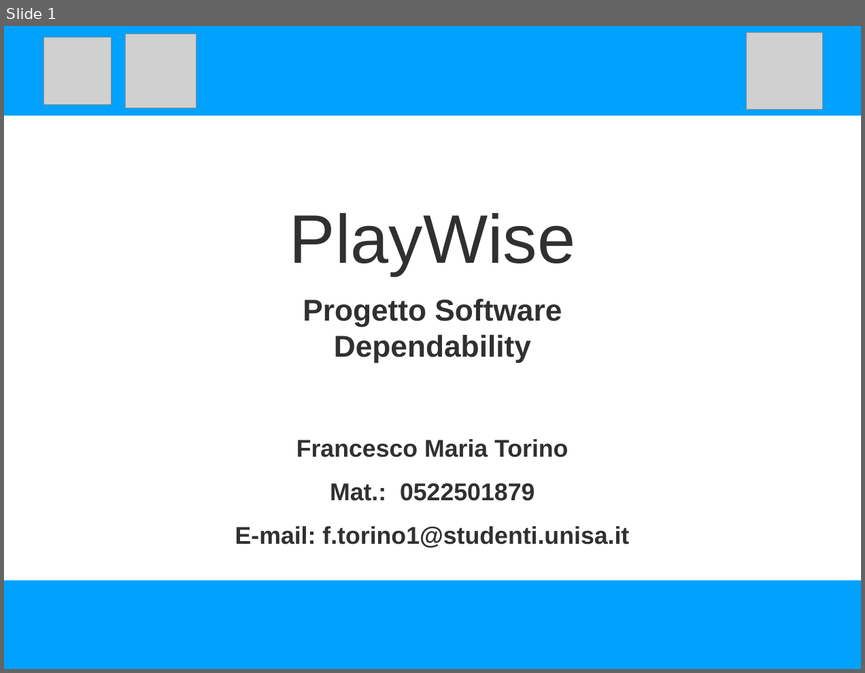
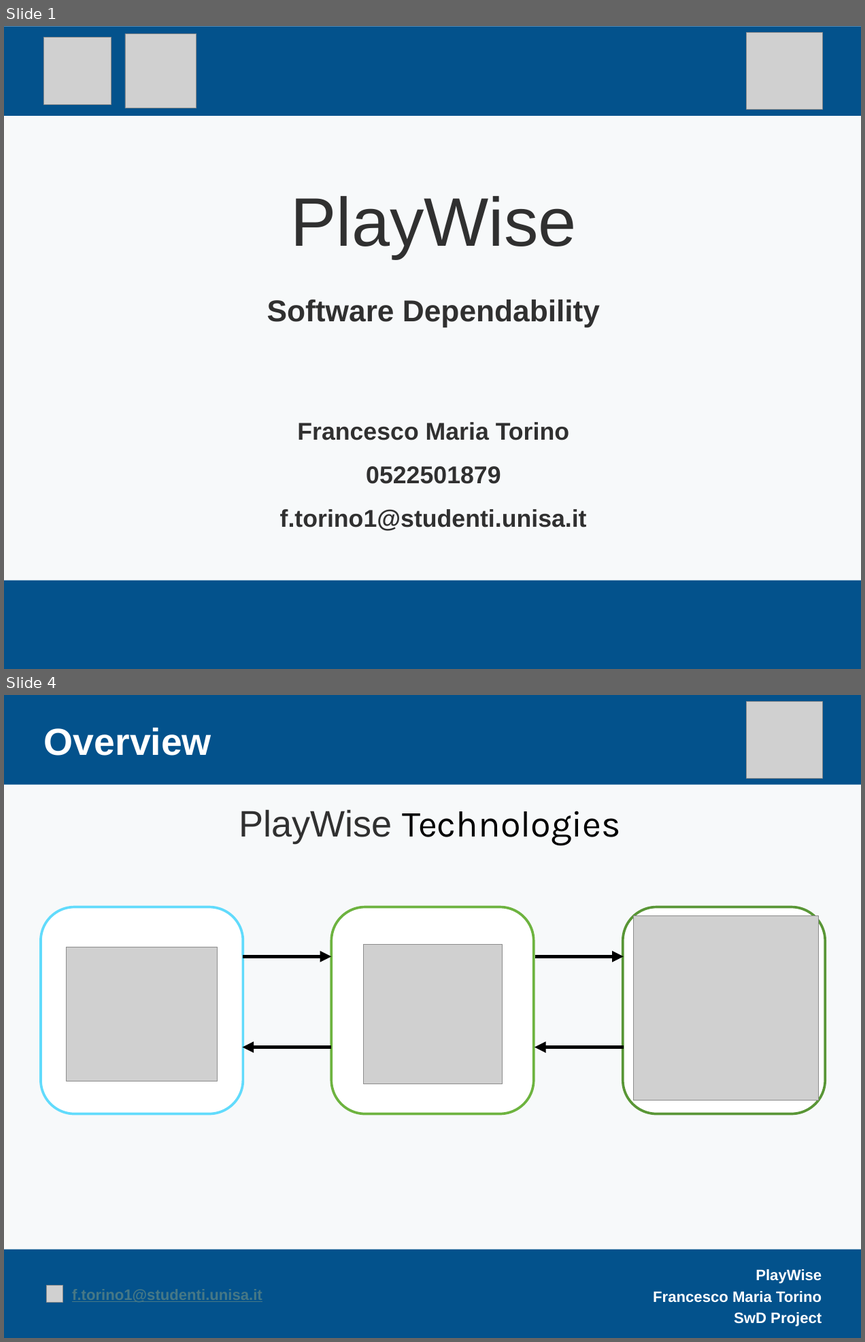
Before and after one commit to FrancescoTorino1999/PlayWiseDependability, a slide deck: Presentazione/Presentazione Playwise SwD.pptx. Shown one above the other, each under a label of ours: slide 1 before the commit, slides 1 and 4 after it; the slides between them are not shown. The pictures are 865x673 and 865x1342 pixels, drawn with LibreOffice and Linux fonts; fonts in the diff are those of the drawing; grey boxes stand for pictures. Boxes give left, top, right and bottom in pixels: in the first picture for what was removed or moved away, otherwise in the second. Text is boxed around its words. In the diff, an @@ line names an element or a change of style, - is before the commit and + after.

```diff
--- a/Presentazione/Presentazione Playwise SwD.pptx
+++ b/Presentazione/Presentazione Playwise SwD.pptx
@@ slide 4 added at (4,695,861,1338), background #F7F9FA @@
@@ rectangle added at (4,695,861,785), fill #03528C @@
@@ picture added at (747,702,822,777) @@
@@ text added at (44,728,211,756), 45 pt, text #FFFFFF, bold @@
+Overview
@@ text added at (239,809,621,846), 44 pt, text #000000 @@
+PlayWise Technologies
@@ rounded rectangle added at (41,907,243,1114), fill #FFFFFF, outline #61DBFC 3 pt @@
@@ rounded rectangle added at (331,907,534,1114), fill #FFFFFF, outline #6DB33F 3 pt @@
@@ rounded rectangle added at (623,907,825,1114), fill #FFFFFF, outline #599636 3 pt @@
@@ picture added at (634,915,818,1100) @@
@@ picture added at (67,947,218,1081) @@
@@ arrow added from (243, 957) to (331, 957), #000000 4.5 pt @@
@@ picture added at (363,945,502,1084) @@
@@ arrow added from (535, 957) to (623, 957), #000000 4.5 pt @@
@@ arrow added from (331, 1047) to (243, 1047), #000000 4.5 pt @@
@@ arrow added from (623, 1047) to (534, 1047), #000000 4.5 pt @@
@@ rectangle added at (4,1249,861,1338), fill #03528C @@
@@ picture added at (46,1285,63,1302) @@
@@ text added at (653,1269,821,1326), 18 pt, text #FFFFFF, bold @@
+PlayWise
+Francesco Maria Torino
+SwD Project
@@ text added at (72,1289,262,1302), 18 pt, text #467886, bold, underline @@
+f.torino1@studenti.unisa.it
@@ slide 1 changed as well @@
@@ background #FFFFFF to #F7F9FA @@
@@ rectangle at (4,27,861,116): fill #00A1FF to #03528C @@
@@ title "PlayWise": place and size @@
-title "PlayWise" at (290,213,575,276)
+title "PlayWise" at (290,196,576,259)
@@ text at (267,299,600,327): text changed @@
-Progetto Software Dependability
+Software Dependability
@@ text at (280,422,587,531): text changed @@
-Francesco Maria Torino
-Mat.: 0522501879
-E-mail: f.torino1@studenti.unisa.it
+Francesco Maria Torino
+0522501879
+f.torino1@studenti.unisa.it
@@ rectangle at (4,580,861,669): fill #00A1FF to #03528C @@
```
Also in this commit, not shown: 6 other slides changed, 5 other slides added, 3 other files.
